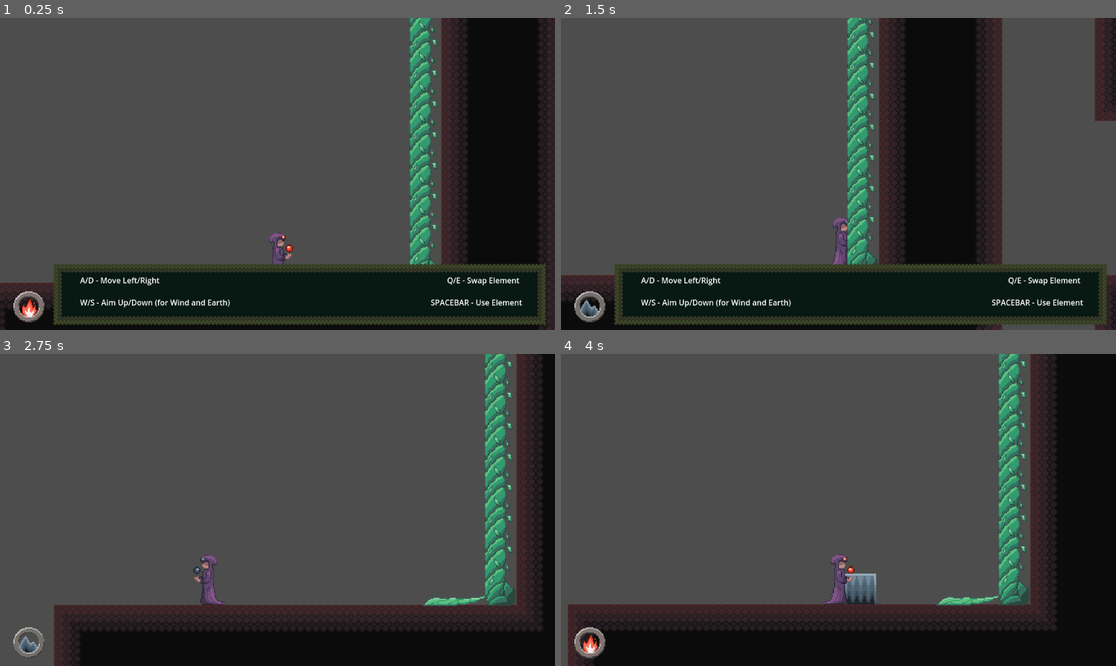
Above: before the commit, frames 1-4 (two rows, left to right).
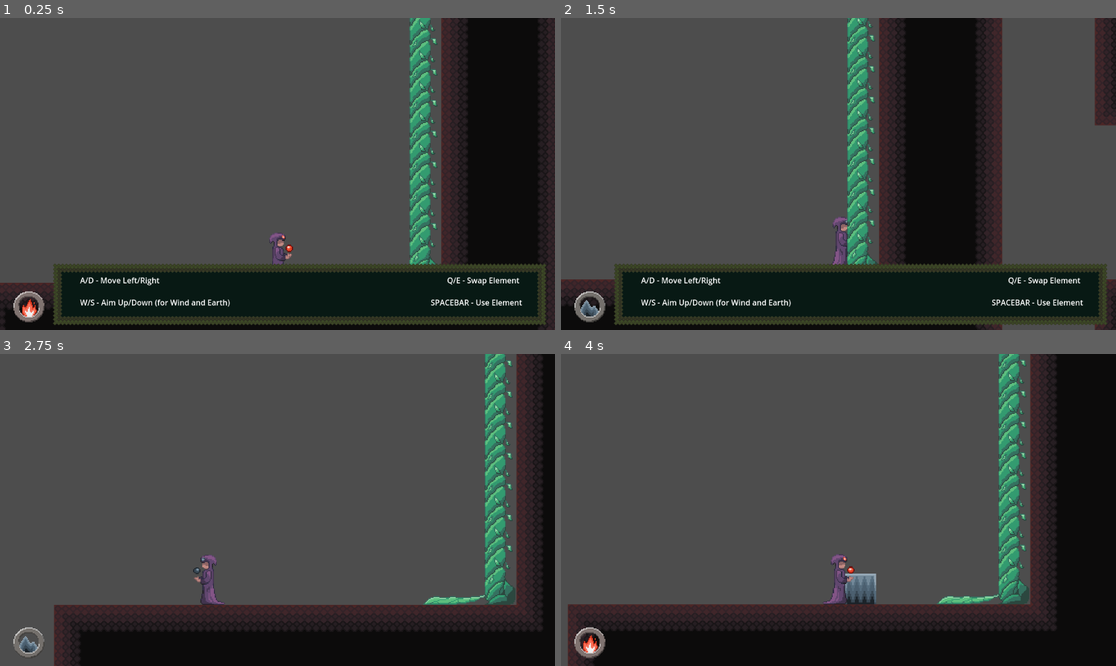
Above: after the commit, the same moments.

Repository: hanseei/superwizquest
Game: Godot game, scene res://Assets/Nodes/Scenes/TestStage.tscn
The game is run twice, just before and just after one commit, with the same random seed, the same clock (stepped at 60 frames per second) and the same inputs.
Inputs:
- Up to frame 1 (0.25 s): no input
- Up to frame 2 (1.5 s): hold E (E) 0.53-1.28 s; hold D (move_right) from 0.53 s (still down); tap W (move_up) at 0.77 s; tap E (E) at 1.35 s
- Up to frame 3 (2.75 s): tap W (move_up) at 1.52 s; release D (move_right) at 2.03 s; hold A (move_left) from 2.03 s (still down); hold Q (Q) from 2.03 s (still down); tap E (E) at 2.3 s
- Up to frame 4 (4 s): release A (move_left) at 2.78 s; release Q (Q) at 2.78 s; hold D (move_right) from 2.78 s (still down); tap Space (space) at 2.85 s; tap W (move_up) at 3.02, 3.77 s; tap E (E) at 3.05 s; hold E (E) from 3.53 s (still down)

The runs differ from the first frame. In frame 1, 1.0% of the frame differs, in the area x 73-79%, y 0-80%; in frame 2, 3.1%, in the area x 0-100%, y 0-100%; in frame 3, 1.2%; in frame 4, 1.2%.

Commit message:
Plant platform fixes

Diff:
--- a/Assets/Nodes/Actors/Interactables/Scripts/platformPlant.gd
+++ b/Assets/Nodes/Actors/Interactables/Scripts/platformPlant.gd
@@ -1,7 +1,7 @@
 extends Interactable
 
 var lift: bool = false
-var plantSpeed: float = 1.6
+@export var platformSpeed: float = 1
 
 func _ready():
 	activateGroups = ["waters"]
@@ -12,9 +12,9 @@
 
 func _process(delta):
 	if (lift && $Path2D/PathFollow2D.progress_ratio < 1):
-		$Path2D/PathFollow2D.progress_ratio += delta * plantSpeed
+		$Path2D/PathFollow2D.progress_ratio += delta * platformSpeed
 	elif (!lift && $Path2D/PathFollow2D.progress_ratio > 0):
-		$Path2D/PathFollow2D.progress_ratio -= delta * plantSpeed
+		$Path2D/PathFollow2D.progress_ratio -= delta * platformSpeed
 
 func procLift(active:bool):
 	lift = active
--- a/Assets/Nodes/Scenes/TestStage.tscn
+++ b/Assets/Nodes/Scenes/TestStage.tscn
@@ -6,15 +6,15 @@
 [ext_resource type="PackedScene" uid="uid://cwbjkioh2y6bw" path="res://Assets/Nodes/Actors/Interactables/torch.tscn" id="4_vwov1"]
 [ext_resource type="PackedScene" uid="uid://c2sylo50eqnp0" path="res://Assets/Nodes/Actors/Interactables/toggletest.tscn" id="5_57x3k"]
 [ext_resource type="PackedScene" uid="uid://blc2megwvlwmr" path="res://Assets/Nodes/Actors/Interactables/bucket.tscn" id="6_l42a0"]
-[ext_resource type="PackedScene" uid="uid://cbdaebxn04oax" path="res://Assets/Nodes/Actors/Interactables/stone.tscn" id="7_5tspq"]
+[ext_resource type="PackedScene" uid="uid://cbdaebxn04oax" path="res://Assets/Nodes/Actors/Interactables/Stone.tscn" id="7_5tspq"]
 [ext_resource type="PackedScene" uid="uid://b22d3disdyijl" path="res://Assets/Nodes/Actors/Interactables/door.tscn" id="8_hgiis"]
 [ext_resource type="PackedScene" uid="uid://bvc5bj0go1alw" path="res://Assets/Nodes/Actors/Interactables/movingPlatform.tscn" id="8_nj415"]
 [ext_resource type="PackedScene" uid="uid://bovilvnyemh8r" path="res://Assets/Nodes/Actors/Interactables/stone_bucket.tscn" id="10_qe2em"]
 [ext_resource type="PackedScene" uid="uid://mmnaokb7xxf0" path="res://Assets/Nodes/Actors/Interactables/movablePlatform.tscn" id="11_qe2em"]
 [ext_resource type="PackedScene" uid="uid://dp1slpa606d67" path="res://Assets/Nodes/Actors/NPCs/basic_enemy.tscn" id="12_quyxq"]
-[ext_resource type="Script" path="res://Assets/Nodes/Actors/Interactables/Scripts/platformPlant.gd" id="13_5wxih"]
+[ext_resource type="Script" uid="uid://c41eesjcycbuj" path="res://Assets/Nodes/Actors/Interactables/Scripts/platformPlant.gd" id="13_5wxih"]
 [ext_resource type="TileSet" uid="uid://detiiabfx6qhj" path="res://Assets/TilesetResources/plantTileset.tres" id="14_0r6y0"]
-[ext_resource type="PackedScene" uid="uid://cm8y1t7p55oqr" path="res://Assets/Nodes/Actors/Interactables/dialogueTrigger.tscn" id="15_0r6y0"]
+[ext_resource type="Script" uid="uid://bueopdgtn8tye" path="res://Assets/Nodes/Actors/Interactables/Scripts/dialogue_trigger.gd" id="15_0r6y0"]
 
 [sub_resource type="RectangleShape2D" id="RectangleShape2D_vwov1"]
 size = Vector2(7717, 43)
@@ -34,6 +34,8 @@
 
 [sub_resource type="RectangleShape2D" id="RectangleShape2D_vap1g"]
 size = Vector2(34, 417)
+
+[sub_resource type="RectangleShape2D" id="RectangleShape2D_jbokp"]
 
 [node name="TestStage" type="Node2D"]
 
@@ -144,10 +146,11 @@
 position = Vector2(464, -640)
 
 [node name="Plantform" type="Area2D" parent="."]
-position = Vector2(1311, -463)
+position = Vector2(1311, -464)
 collision_layer = 0
 collision_mask = 8
 script = ExtResource("13_5wxih")
+platformSpeed = 0.6
 
 [node name="BasePlant" type="TileMapLayer" parent="Plantform"]
 texture_filter = 1
@@ -196,9 +199,23 @@
 logic = 2
 triggerObjectArray = [NodePath("../Bucket3"), NodePath("../torch3")]
 
-[node name="DialogueTrigger" parent="." instance=ExtResource("15_0r6y0")]
+[node name="DialogueTrigger" type="Area2D" parent="."]
 position = Vector2(188, -492)
+collision_layer = 2
+collision_mask = 2
+script = ExtResource("15_0r6y0")
+
+[node name="CollisionShape2D" type="CollisionShape2D" parent="DialogueTrigger"]
+shape = SubResource("RectangleShape2D_jbokp")
+
+[node name="RichTextLabel" type="RichTextLabel" parent="DialogueTrigger"]
+visible = false
+offset_right = 40.0
+offset_bottom = 40.0
+text = "THIS IS A TEST TEXT"
 
 [connection signal="body_entered" from="Killzone" to="Killzone" method="_on_body_entered"]
+[connection signal="body_entered" from="DialogueTrigger" to="DialogueTrigger" method="_on_body_entered"]
+[connection signal="body_exited" from="DialogueTrigger" to="DialogueTrigger" method="_on_body_exited"]
 
 [editable path="Door2"]
--- a/Assets/Nodes/Scenes/intro_stage.tscn
+++ b/Assets/Nodes/Scenes/intro_stage.tscn
@@ -6,9 +6,9 @@
 [ext_resource type="PackedScene" uid="uid://cwbjkioh2y6bw" path="res://Assets/Nodes/Actors/Interactables/torch.tscn" id="4_fnggt"]
 [ext_resource type="PackedScene" uid="uid://b22d3disdyijl" path="res://Assets/Nodes/Actors/Interactables/door.tscn" id="5_qj1rm"]
 [ext_resource type="PackedScene" uid="uid://blc2megwvlwmr" path="res://Assets/Nodes/Actors/Interactables/bucket.tscn" id="6_i6xnk"]
-[ext_resource type="PackedScene" uid="uid://cbdaebxn04oax" path="res://Assets/Nodes/Actors/Interactables/stone.tscn" id="7_tq22p"]
+[ext_resource type="PackedScene" uid="uid://cbdaebxn04oax" path="res://Assets/Nodes/Actors/Interactables/Stone.tscn" id="7_tq22p"]
 [ext_resource type="PackedScene" uid="uid://bovilvnyemh8r" path="res://Assets/Nodes/Actors/Interactables/stone_bucket.tscn" id="8_qcrf4"]
-[ext_resource type="Script" path="res://Assets/Nodes/Actors/Interactables/Scripts/platformPlant.gd" id="9_qcrf4"]
+[ext_resource type="Script" uid="uid://c41eesjcycbuj" path="res://Assets/Nodes/Actors/Interactables/Scripts/platformPlant.gd" id="9_qcrf4"]
 [ext_resource type="TileSet" uid="uid://detiiabfx6qhj" path="res://Assets/TilesetResources/plantTileset.tres" id="10_1ido8"]
 
 [sub_resource type="RectangleShape2D" id="RectangleShape2D_ktxyu"]
@@ -93,10 +93,11 @@
 position = Vector2(1708, 145)
 
 [node name="Plantform" type="Area2D" parent="."]
-position = Vector2(1248, 336)
+position = Vector2(1248, 324)
 collision_layer = 0
 collision_mask = 8
 script = ExtResource("9_qcrf4")
+platformSpeed = 5.0
 
 [node name="BasePlant" type="TileMapLayer" parent="Plantform"]
 texture_filter = 1
--- a/Assets/TilesetResources/plantTileset.tres
+++ b/Assets/TilesetResources/plantTileset.tres
@@ -11,15 +11,15 @@
 1:1/0 = 0
 1:1/0/physics_layer_0/polygon_0/points = PackedVector2Array(-16, 8, 16, 8, 16, 16, -16, 16)
 2:1/0 = 0
-2:1/0/physics_layer_0/polygon_0/points = PackedVector2Array(-16, 8, 16, 8, 16, 8, -16, 16)
+2:1/0/physics_layer_0/polygon_0/points = PackedVector2Array(4, 8, 16, 4, 16, 8, 8, 12, -16, 16, -16, 8)
 3:1/0 = 0
 3:1/0/physics_layer_0/polygon_0/points = PackedVector2Array(-16, -16, 4, -16, 4, 16, -16, 16, -16, 16)
 2:2/0 = 0
-2:2/0/physics_layer_0/polygon_0/points = PackedVector2Array(-8, 8, 16, 8, -8, 16, -16, 16)
+2:2/0/physics_layer_0/polygon_0/points = PackedVector2Array(4, 8, 16, 4, 16, 8, 8, 12, -16, 16, -8, 8)
 3:2/0 = 0
 3:2/0/physics_layer_0/polygon_0/points = PackedVector2Array(8, -8, 16, 0, 16, 12, 12, 16, -16, 16, -16, 16, -16, -16, 4, -16)
 3:0/0 = 0
-3:0/0/physics_layer_0/polygon_0/points = PackedVector2Array(-12, 4, 4, -12, 4, 16, -16, 16)
+3:0/0/physics_layer_0/polygon_0/points = PackedVector2Array(-8, 4, 4, -8, 16, -16, 8, 16, -16, 16, -16, 12)
 
 [resource]
 tile_size = Vector2i(32, 32)
Not shown: 1 places in Assets/Nodes/Actors/Interactables/plantPlatform.tscn that only renumber resources
Not shown: 1 places in Assets/Nodes/Scenes/TestStage.tscn that only renumber resources
